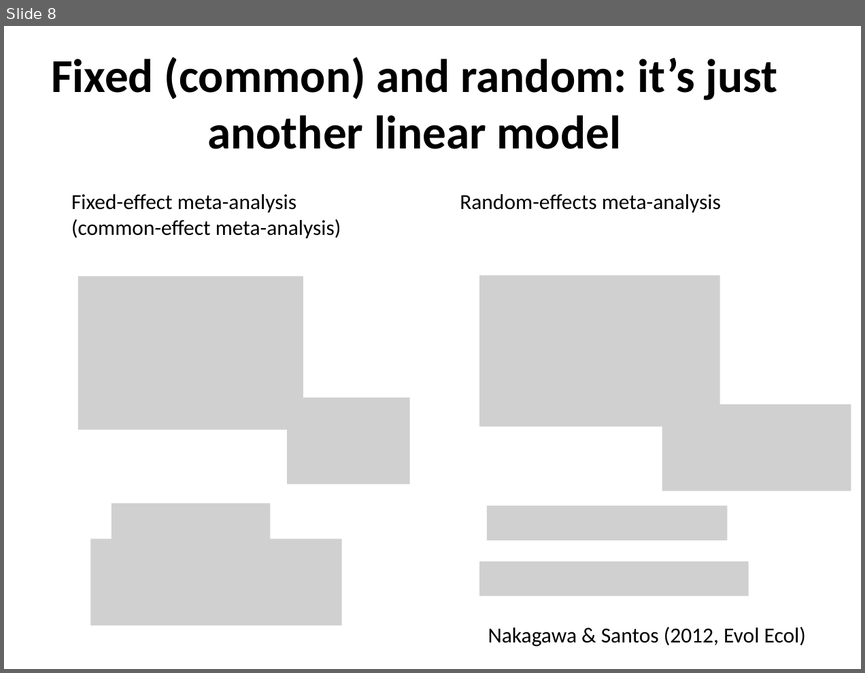
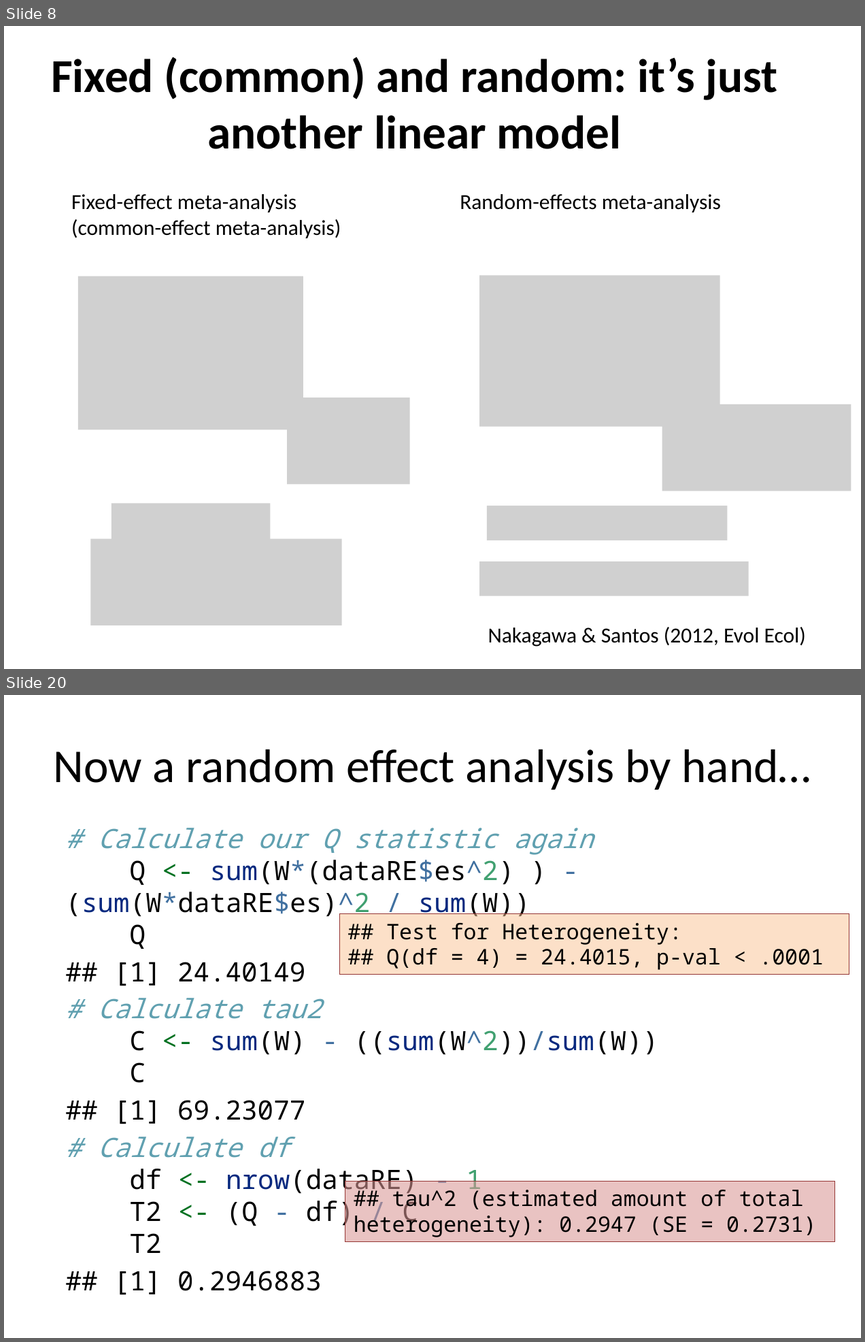
Before and after one commit to daniel1noble/meta-workshop, a slide deck: slides/2.Models.pptx. Shown one above the other, each under a label of ours: slide 8 before the commit, slides 8 and 20 after it; the slides between them are not shown. The pictures are 865x673 and 865x1342 pixels, drawn with LibreOffice and Linux fonts; fonts in the diff are those of the drawing; grey boxes stand for pictures. Boxes give left, top, right and bottom in pixels: in the first picture for what was removed or moved away, otherwise in the second. Text is boxed around its words. In the diff, an @@ line names an element or a change of style, - is before the commit and + after.

```diff
--- a/slides/2.Models.pptx
+++ b/slides/2.Models.pptx
@@ slide 20 added at (x1=4, y1=695, x2=861, y2=1338), background #FFFFFF @@
@@ text added at (x1=53, y1=749, x2=811, y2=790), 39.6 pt, text #000000 @@
+Now a random effect analysis by hand…
@@ text added at (x1=66, y1=828, x2=659, y2=1253), 22.4 pt, text #000000 @@
+# Calculate our Q statistic again
+Q <- sum(W*(dataRE$es^2) ) - (sum(W*dataRE$es)^2 / sum(W))
+Q
+## [1] 24.40149
+# Calculate tau2
+C <- sum(W) - ((sum(W^2))/sum(W))
+C
+## [1] 69.23077
+# Calculate df
+df <- nrow(dataRE) - 1
+T2 <- (Q - df) / C
+T2
+## [1] 0.2946883
@@ rectangle added at (x1=339, y1=913, x2=849, y2=974), fill #FAC090 at 49% opacity, outline #953735 0.75 pt, 18 pt, text #000000 @@
+## Test for Heterogeneity:
+## Q(df = 4) = 24.4015, p-val < .0001
@@ rectangle added at (x1=345, y1=1181, x2=834, y2=1242), fill #D99694 at 57% opacity, outline #953735 0.75 pt, 18 pt, text #000000 @@
+## tau^2 (estimated amount of total heterogeneity): 0.2947 (SE = 0.2731)
```
Also in this commit, not shown: 1 slide changed, 12 other slides added.
